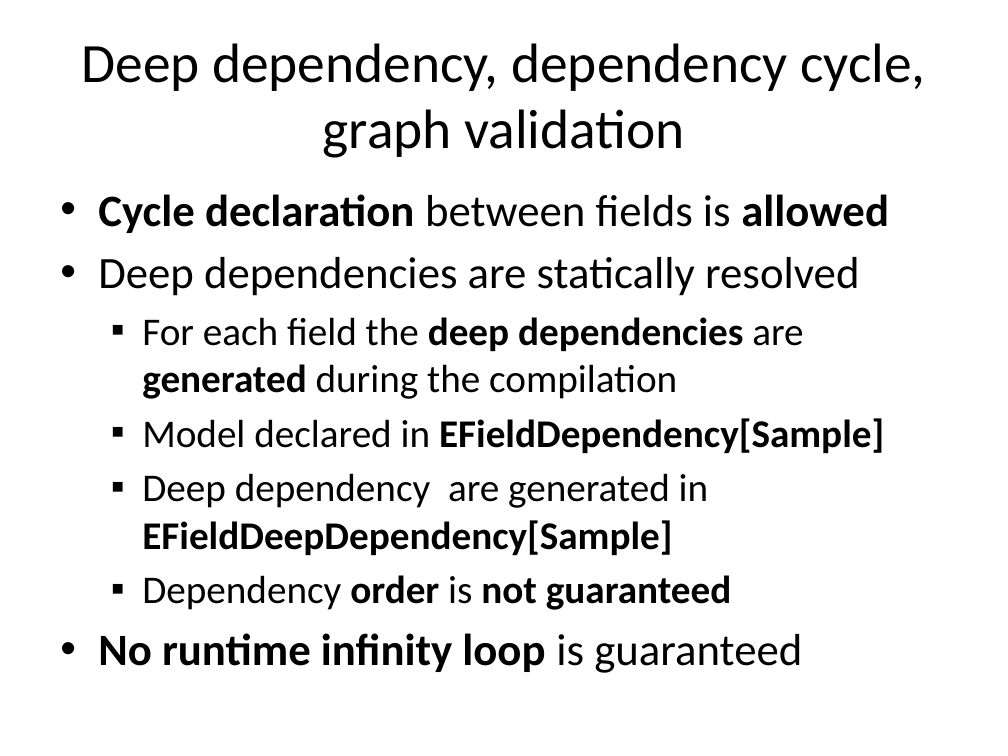
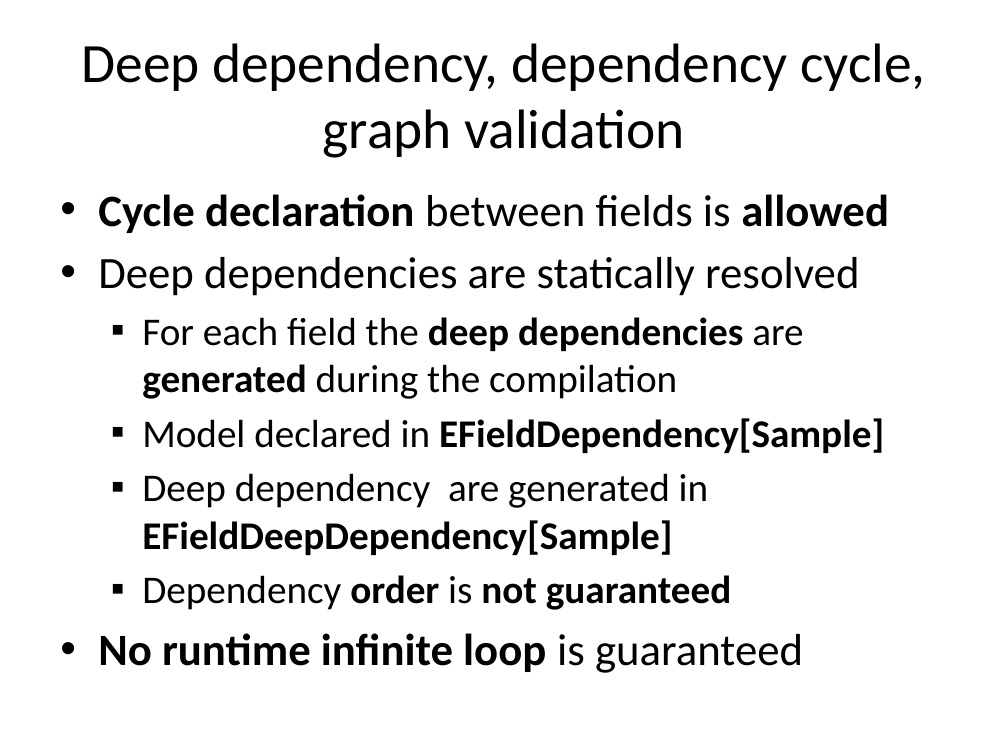
Before and after one commit to lesfurets/mdl4ui, a slide deck: slide 31 of mdl4ui-docs/mdl4ui_cg2013.pptx (slide 26 before the commit). Drawn at 1008x756 pixels with LibreOffice and Linux fonts; fonts in the diff are those of the drawing. Boxes give left, top, right and bottom in pixels: in the first picture for what was removed or moved away, otherwise in the second. Text is boxed around its words. In the diff, an @@ line names an element or a change of style, - is before the commit and + after.

Commit message:
fixed a few typo

```diff
--- a/mdl4ui-docs/mdl4ui_cg2013.pptx
+++ b/mdl4ui-docs/mdl4ui_cg2013.pptx
@@ text at box(98, 633, 803, 673): text changed @@
-• No runtime infinity loop is guaranteed
+• No runtime infinite loop is guaranteed
```
Also in this commit, not shown: 6 other slides changed, 5 slides added.
